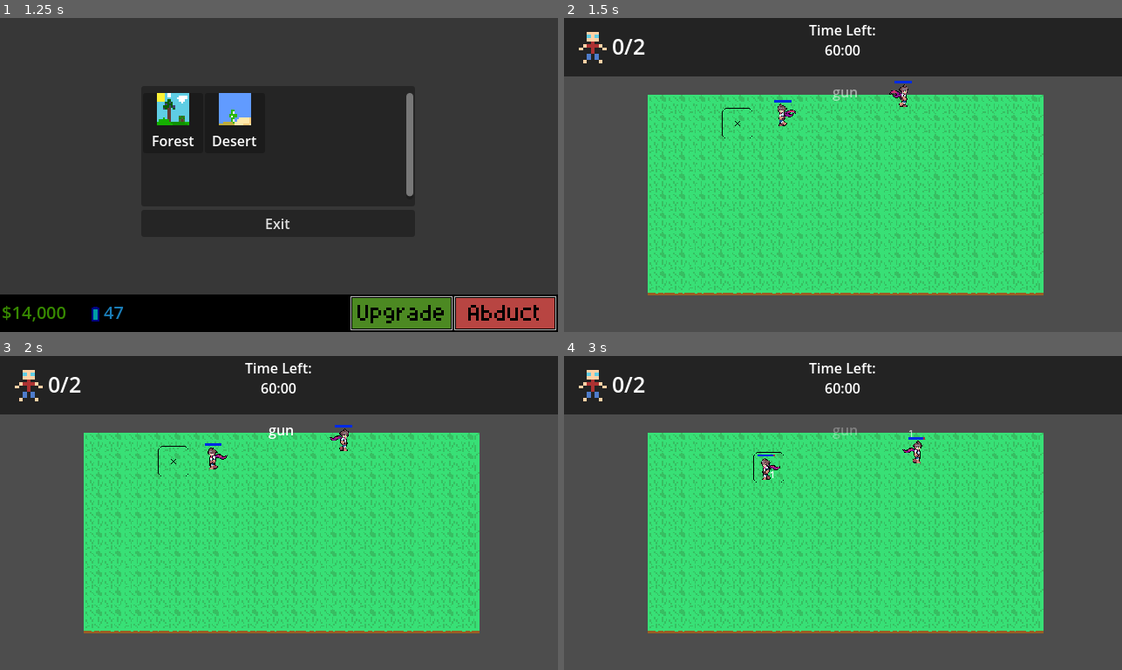
Above: before the commit, frames 1-4 (two rows, left to right).
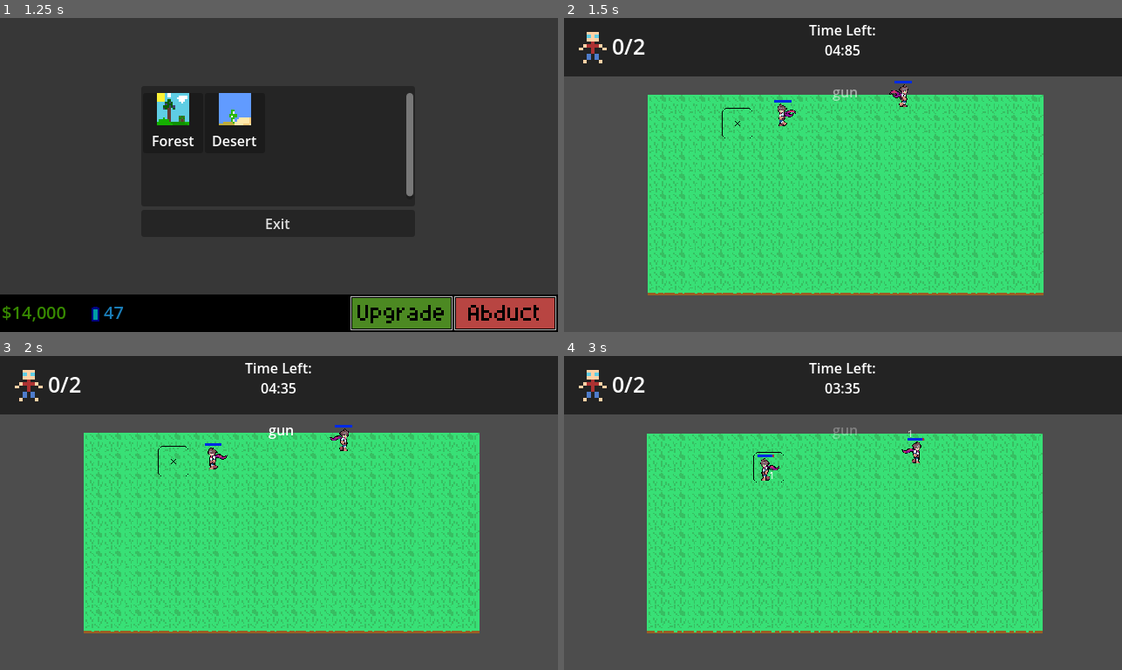
Above: after the commit, the same moments.

Repository: ottercorporationofficial-afk/Abduction
Game: Godot game, scene res://src/main.tscn
Two runs of this game, one before a commit and one after it. Both use one fixed random seed, a clock stepped at 60 frames per second and the inputs below.
Inputs (mouse positions are in pixels of both pictures, inside the frame that each line leads up to):
- Up to frame 1 (1.25 s): click (507, 313) at 0.5 s
- Up to frame 2 (1.5 s): click (736, 121) at 1.27 s
- Up to frame 3 (2 s): no input
- Up to frame 4 (3 s): move the mouse to (909, 440) at 2.02 s; click (909, 440) at 2.17 s; move the mouse to (770, 469) at 2.77 s; click (770, 469) at 2.92 s

Frame 1 is identical in both runs. In frame 2, 0.1% of the frame differs, in the area x 46-54%, y 8-12%; in frame 3, 0.1%; in frame 4, 11%, in the area x 14-86%, y 8-89%.

Commit message:
level over popup

Diff:
--- a/Levels/abduction.tscn
+++ b/Levels/abduction.tscn
@@ -4,8 +4,11 @@
 [ext_resource type="Script" uid="uid://dsk7gdn1wkx0r" path="res://Levels/timer.gd" id="2_djug4"]
 [ext_resource type="Texture2D" uid="uid://ui38envdsjl8" path="res://Art/Guy.png" id="3_gpim5"]
 [ext_resource type="PackedScene" uid="uid://c3hvqx4a3lsxc" path="res://src/Crosshair/cross_hair.tscn" id="4_gpim5"]
+[ext_resource type="Script" uid="uid://bi44dgxvlg51o" path="res://Levels/camera_2d.gd" id="4_u04hb"]
 [ext_resource type="Shader" uid="uid://cxub8wgsep8a3" path="res://Levels/BeamShader.gdshader" id="5_b22j6"]
 [ext_resource type="Script" uid="uid://djj8ig5kpm6kl" path="res://Levels/Beam.gd" id="6_wda3c"]
+[ext_resource type="Script" uid="uid://bomdc4pesnf6d" path="res://src/Popups/popupmanager.gd" id="8_5lgol"]
+[ext_resource type="Script" uid="uid://crt1s8huhkshj" path="res://src/blocker.gd" id="9_lhs0l"]
 
 [sub_resource type="ShaderMaterial" id="ShaderMaterial_wda3c"]
 shader = ExtResource("5_b22j6")
@@ -99,9 +102,44 @@
 grow_horizontal = 2
 horizontal_alignment = 1
 
+[node name="PopupManager" type="Control" parent="CanvasLayer" unique_id=497207767]
+z_index = 100
+layout_mode = 3
+anchors_preset = 0
+offset_right = 640.0
+offset_bottom = 360.0
+mouse_filter = 2
+script = ExtResource("8_5lgol")
+
+[node name="Blocker" type="Control" parent="CanvasLayer/PopupManager" unique_id=529440858]
+visible = false
+z_index = 100
+layout_mode = 1
+anchors_preset = 15
+anchor_right = 1.0
+anchor_bottom = 1.0
+grow_horizontal = 2
+grow_vertical = 2
+script = ExtResource("9_lhs0l")
+metadata/_edit_lock_ = true
+
+[node name="Darken" type="ColorRect" parent="CanvasLayer/PopupManager" unique_id=448113241]
+visible = false
+modulate = Color(0, 0, 0, 0.2784314)
+z_index = 100
+layout_mode = 1
+anchors_preset = 15
+anchor_right = 1.0
+anchor_bottom = 1.0
+grow_horizontal = 2
+grow_vertical = 2
+mouse_filter = 2
+metadata/_edit_lock_ = true
+
 [node name="Camera2D" type="Camera2D" parent="." unique_id=1984243342]
 position = Vector2(320, 151)
 zoom = Vector2(0.7, 0.7)
+script = ExtResource("4_u04hb")
 
 [node name="CrossHair" parent="." unique_id=138381416 instance=ExtResource("4_gpim5")]
 
--- /dev/null
+++ b/Levels/camera_2d.gd
@@ -0,0 +1,17 @@
+extends Camera2D
+
+var shake_strength := 0.0
+var shake_decay := 8.0
+
+func _process(delta: float) -> void:
+	if shake_strength > 0:
+		offset = Vector2(
+			randf_range(-shake_strength, shake_strength),
+			randf_range(-shake_strength, shake_strength)
+		)
+		shake_strength = lerp(shake_strength, 0.0, shake_decay * delta)
+	else:
+		offset = Vector2.ZERO
+
+func shake(amount: float):
+	shake_strength = max(shake_strength, amount)
--- a/Levels/menagerie.tscn
+++ b/Levels/menagerie.tscn
@@ -1,7 +1,7 @@
 [gd_scene format=3 uid="uid://bvwm15ty43e7m"]
 
 [ext_resource type="Script" uid="uid://bc2yfcqawt5yg" path="res://src/UI/hud.gd" id="1_s5aol"]
-[ext_resource type="Script" uid="uid://bomdc4pesnf6d" path="res://src/UI/popupmanager.gd" id="2_44ltq"]
+[ext_resource type="Script" uid="uid://bomdc4pesnf6d" path="res://src/Popups/popupmanager.gd" id="2_44ltq"]
 [ext_resource type="Script" uid="uid://crt1s8huhkshj" path="res://src/blocker.gd" id="3_ywpwj"]
 [ext_resource type="Texture2D" uid="uid://to5pd36xogsb" path="res://Art/Research.png" id="4_3piki"]
 [ext_resource type="Texture2D" uid="uid://dx1q78bf5lh2x" path="res://Art/AbductButton.png" id="5_sf3sn"]
@@ -52,7 +52,6 @@
 offset_right = 0.9937744
 mouse_filter = 2
 color = Color(0, 0, 0, 1)
-metadata/_edit_use_anchors_ = true
 
 [node name="Money" type="Label" parent="Hud/PopupManager/BottomBar" unique_id=2101065542]
 layout_mode = 1
@@ -67,7 +66,6 @@
 theme_override_font_sizes/font_size = 20
 text = "$14,000"
 vertical_alignment = 1
-metadata/_edit_use_anchors_ = true
 
 [node name="Research" type="Label" parent="Hud/PopupManager/BottomBar" unique_id=473515085]
 layout_mode = 1
@@ -82,7 +80,6 @@
 theme_override_font_sizes/font_size = 20
 text = "47"
 vertical_alignment = 1
-metadata/_edit_use_anchors_ = true
 
 [node name="Research2" type="Sprite2D" parent="Hud/PopupManager/BottomBar" unique_id=68116968]
 modulate = Color(0, 1, 1, 1)
@@ -102,7 +99,6 @@
 offset_right = 1.333374
 offset_bottom = -1.6018524
 texture_normal = ExtResource("5_sf3sn")
-metadata/_edit_use_anchors_ = true
 
 [node name="Upgrade" type="TextureButton" parent="Hud/PopupManager/BottomBar" unique_id=739499058]
 layout_mode = 1
@@ -116,7 +112,6 @@
 offset_right = -118.666626
 offset_bottom = -1.6018524
 texture_normal = ExtResource("6_4jk7j")
-metadata/_edit_use_anchors_ = true
 
 [node name="Camera2D" type="Camera2D" parent="." unique_id=2062415228]
 position = Vector2(320, 180)
--- a/Levels/timer.gd
+++ b/Levels/timer.gd
@@ -1,9 +1,11 @@
 extends Control
 
 @onready var label: RichTextLabel = $label
+@onready var popup_manager: popup_manager = $"../../../popup_manager"
+const LEVEL_COMPLETE_POPUP = preload("uid://bsy763ic4lp8d")
 
-var time_left: float = 60.0 # starting time
-var running: bool = false
+var time_left: float = 5.0 # starting time
+var running: bool = true
 
 signal finished
 
@@ -21,6 +23,10 @@
 		running = false
 		emit_signal("finished")
 		print("TIME UP")
+		var popup = LEVEL_COMPLETE_POPUP.instantiate()
+
+		Globals.popups.add_popup(popup)
+
 
 
 func format_time(t: float) -> String:
--- a/src/Crosshair/cross_hair.gd
+++ b/src/Crosshair/cross_hair.gd
@@ -3,6 +3,7 @@
 @export var textures : Array[Texture2D]
 @onready var crosshair: Sprite2D = $Crosshair
 
+@onready var camera_2d: Camera2D = $"../Camera2D"
 
 
 func _process(delta: float) -> void:
@@ -33,3 +34,4 @@
 
 		if collider.has_method("take_damage"):
 			collider.take_damage(1)
+			camera_2d.shake(2.0)
--- /dev/null
+++ b/src/Popups/LevelCompletePopup.gd
@@ -0,0 +1,6 @@
+class_name Level_Complete
+extends SimplePopup
+
+
+func _on_button_pressed() -> void:
+	Globals.popups.remove_popup(self)
--- /dev/null
+++ b/src/Popups/LevelCompletePopup.tscn
@@ -0,0 +1,57 @@
+[gd_scene format=3 uid="uid://bsy763ic4lp8d"]
+
+[ext_resource type="Script" uid="uid://upo3xjy3lah4" path="res://src/Popups/LevelCompletePopup.gd" id="1_0fbet"]
+
+[node name="LevelComplete" type="VBoxContainer" unique_id=559171141]
+offset_right = 306.0
+offset_bottom = 195.0
+script = ExtResource("1_0fbet")
+
+[node name="PanelContainer" type="PanelContainer" parent="." unique_id=562507597]
+layout_mode = 2
+size_flags_vertical = 3
+mouse_filter = 1
+
+[node name="MarginContainer" type="MarginContainer" parent="PanelContainer" unique_id=2045554799]
+layout_mode = 2
+theme_override_constants/margin_left = 2
+theme_override_constants/margin_top = 8
+theme_override_constants/margin_right = 2
+theme_override_constants/margin_bottom = 8
+
+[node name="VBoxContainer" type="VBoxContainer" parent="PanelContainer/MarginContainer" unique_id=1909252801]
+layout_mode = 2
+alignment = 1
+
+[node name="GridContainer" type="GridContainer" parent="PanelContainer/MarginContainer/VBoxContainer" unique_id=1872209580]
+layout_mode = 2
+size_flags_horizontal = 4
+theme_override_constants/h_separation = 2
+theme_override_constants/v_separation = 2
+
+[node name="RichTextLabel" type="RichTextLabel" parent="PanelContainer/MarginContainer/VBoxContainer/GridContainer" unique_id=1048377651]
+custom_minimum_size = Vector2(131.815, 46.31)
+layout_mode = 2
+size_flags_horizontal = 4
+text = "Level Complete!"
+horizontal_alignment = 1
+
+[node name="RichTextLabel2" type="RichTextLabel" parent="PanelContainer/MarginContainer/VBoxContainer/GridContainer" unique_id=752774710]
+custom_minimum_size = Vector2(143.085, 24.39)
+layout_mode = 2
+size_flags_horizontal = 4
+text = "Beings collected"
+horizontal_alignment = 1
+
+[node name="ProgressBar" type="ProgressBar" parent="PanelContainer/MarginContainer/VBoxContainer/GridContainer" unique_id=572619481]
+layout_mode = 2
+value = 50.0
+
+[node name="GridContainer" type="GridContainer" parent="PanelContainer/MarginContainer/VBoxContainer/GridContainer" unique_id=1436620541]
+layout_mode = 2
+
+[node name="Button" type="Button" parent="." unique_id=1200796202]
+layout_mode = 2
+text = "Done"
+
+[connection signal="pressed" from="Button" to="." method="_on_button_pressed"]
--- a/src/UI/levelselection.tscn
+++ b/src/Popups/levelselection.tscn
@@ -1,6 +1,6 @@
 [gd_scene format=3 uid="uid://l711wtrb1h81"]
 
-[ext_resource type="Script" uid="uid://dgrlvfj02xjsj" path="res://src/UI/levelselection.gd" id="1_8l6gd"]
+[ext_resource type="Script" uid="uid://dgrlvfj02xjsj" path="res://src/Popups/levelselection.gd" id="1_aw2mp"]
 
 [node name="LevelSelector" type="VBoxContainer" unique_id=2011978141]
 self_modulate = Color(0.14509805, 0.14509805, 0.14509805, 1)
@@ -17,7 +17,7 @@
 grow_vertical = 2
 size_flags_horizontal = 4
 size_flags_vertical = 4
-script = ExtResource("1_8l6gd")
+script = ExtResource("1_aw2mp")
 metadata/_custom_type_script = "uid://rynqn2dflwas"
 
 [node name="PanelContainer" type="PanelContainer" parent="." unique_id=244721686]
Not shown, added: Levels/camera_2d.gd.uid
Not shown, added: src/Popups/LevelCompletePopup.gd.uid
Renamed: src/UI/levelselection.gd -> src/Popups/levelselection.gd
Renamed: src/UI/levelselection.gd.uid -> src/Popups/levelselection.gd.uid
Renamed: src/UI/popup.tscn -> src/Popups/popup.tscn
Renamed: src/UI/popupmanager.gd -> src/Popups/popupmanager.gd
Renamed: src/UI/popupmanager.gd.uid -> src/Popups/popupmanager.gd.uid
